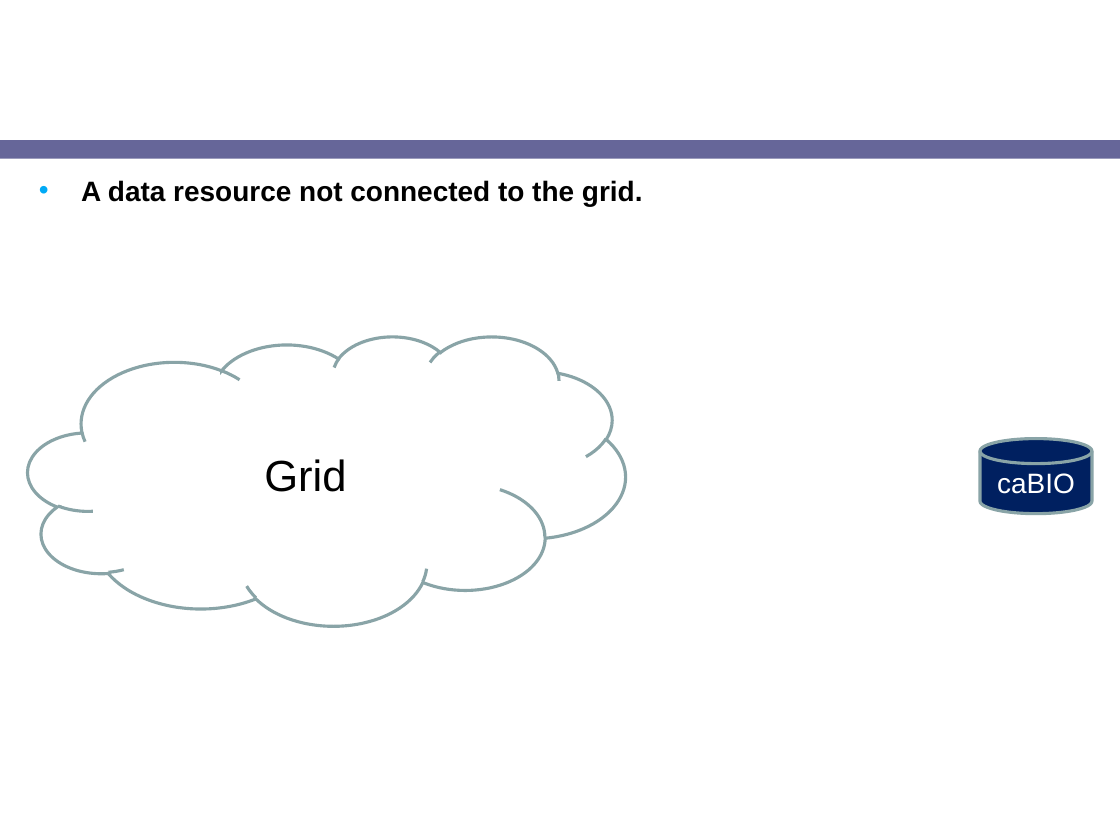
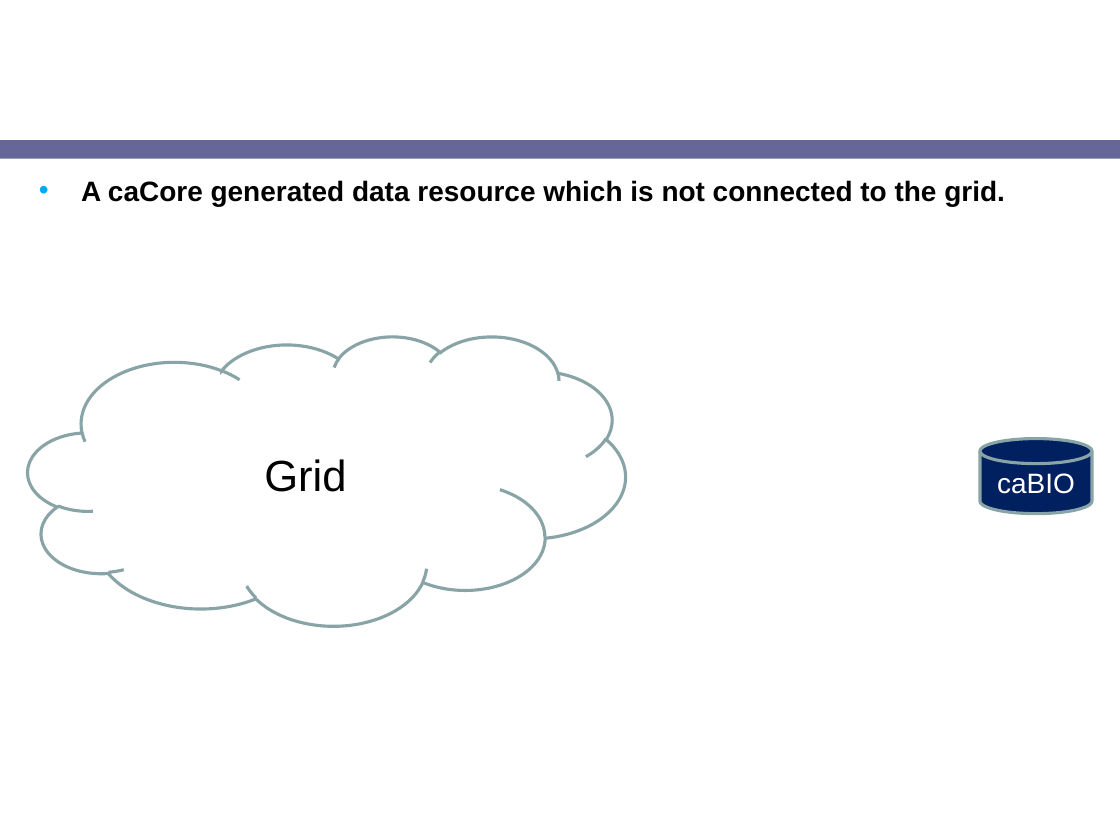
Before and after one commit to NCIP/cagrid-docs, a slide deck: slide 18 of presentations/introduce/Introduce-1.1-caGrid-BIRN-workshop.ppt (slide 17 before the commit). Drawn at 1120x840 pixels with LibreOffice and Linux fonts; fonts in the diff are those of the drawing; background and template pictures are left out. Boxes give left, top, right and bottom in pixels: in the first picture for what was removed or moved away, otherwise in the second. Text is boxed around its words. In the diff, an @@ line names an element or a change of style, - is before the commit and + after.

```diff
--- a/presentations/introduce/Introduce-1.1-caGrid-BIRN-workshop.ppt
+++ b/presentations/introduce/Introduce-1.1-caGrid-BIRN-workshop.ppt
@@ text at (x1=81, y1=180, x2=1005, y2=206): text changed @@
-• A data resource not connected to the grid.
+• A caCore generated data resource which is not connected to the grid.
```
Also in this commit, not shown: 8 other slides changed, 2 slides added.
